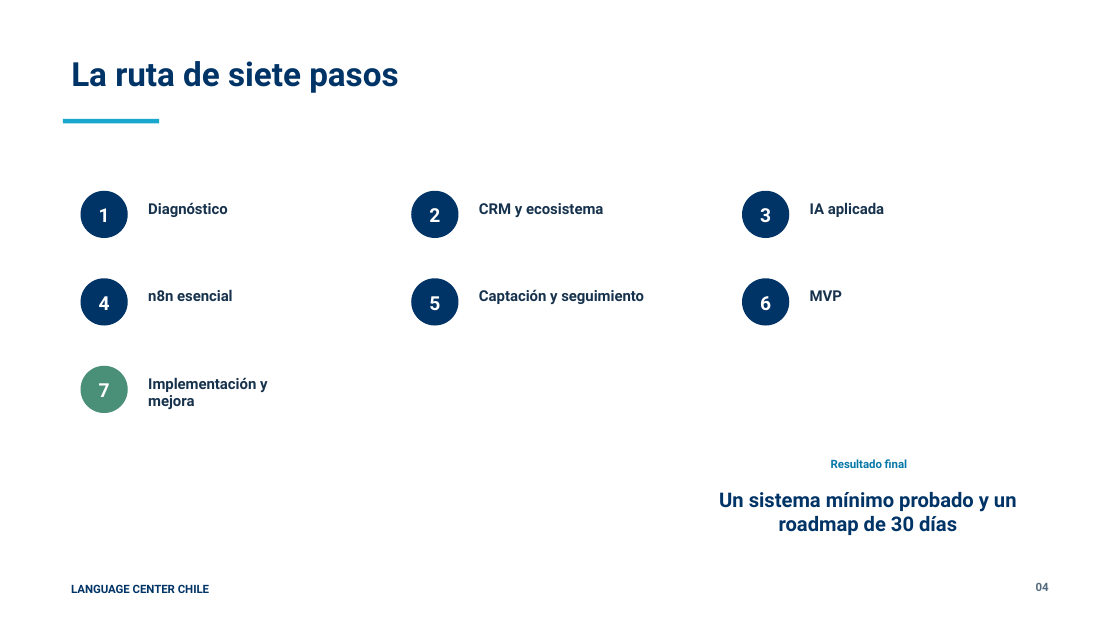
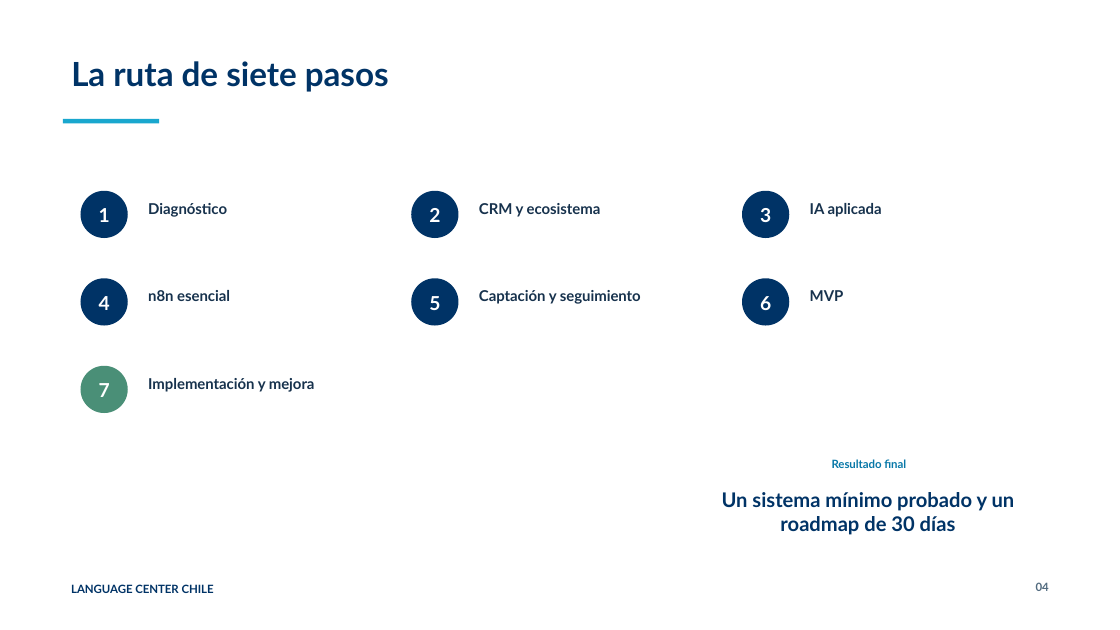
Before and after one commit to Language-Center-Chile/automatiza-en-pasos, a slide deck: slide 4 of course-content/video-production/video-00-recording-deck/LC_ATN7P_PRESENTACION_VIDEO_00_BIENVENIDA_v1.pptx. Drawn at 1120x630 pixels with LibreOffice and Linux fonts; fonts in the diff are those of the drawing. Boxes give left, top, right and bottom in pixels: in the first picture for what was removed or moved away, otherwise in the second. Text is boxed around its words. In the diff, an @@ line names an element or a change of style, - is before the commit and + after.

```diff
--- a/course-content/video-production/video-00-recording-deck/LC_ATN7P_PRESENTACION_VIDEO_00_BIENVENIDA_v1.pptx
+++ b/course-content/video-production/video-00-recording-deck/LC_ATN7P_PRESENTACION_VIDEO_00_BIENVENIDA_v1.pptx
@@ font Roboto to Lato in 13 elements at [71, 61, 389, 92], [99, 208, 110, 222], [148, 203, 227, 217], [479, 203, 601, 217], [810, 203, 882, 217], [148, 290, 230, 301], [479, 290, 641, 304], [810, 290, 844, 301], [148, 378, 315, 392], [832, 459, 906, 468], [722, 492, 1015, 535], [71, 584, 214, 593], [1036, 582, 1049, 591] @@
```
Also in this commit, not shown: 7 other slides changed.
